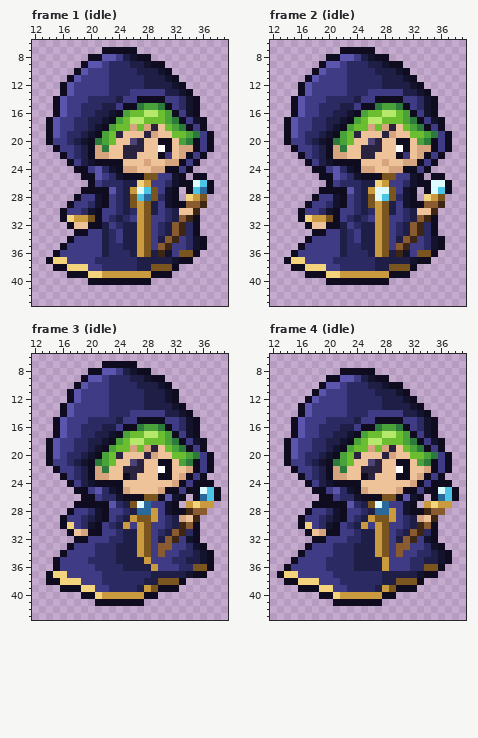
Pixel-art file -- Art/Sources/Lively/wizard_idle_lively.aseprite. Above, as it was before the edit.
50x50 pixels, 12 frames. Shown: frame 1 (idle): x 12..39, y 6..43; frame 2 (idle): x 12..39, y 6..43; frame 3 (idle): x 12..39, y 6..43; frame 4 (idle): x 12..39, y 6..43. The commit also changed other frames, which this record leaves out.
Now the later version:
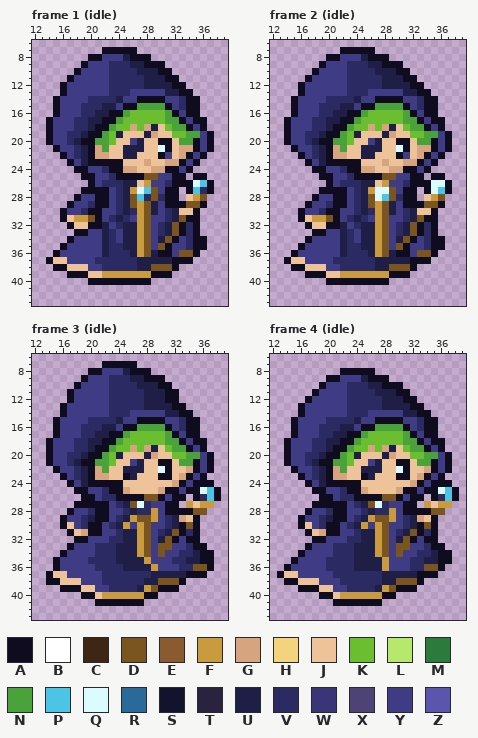
Palette (. is transparent): A #0e0c1e  B #ffffff  C #3e2614  D #7a5520  E #8a5a30  F #c99a3e  G #d6a47f  H #f3d47c  J #eec39a  K #6abe30  L #b6e86c  M #2c7a3c  N #4aa23a  P #4cc4e6  Q #dcfbff  R #2a6a9a  S #14132e  T #2a2340  U #1f1e47  V #2c2a63  W #3a3478  X #4d4475  Y #403b85  Z #5c55ad
From old to new:
Frame 1 (idle):
y 8: x 22..23 ZZ -> YY; x 26 S -> A
y 9: x 20..21 ZZ -> YY; x 28 S -> A
y 10: x 19 Z -> Y; x 30 S -> A
y 11: x 18 Z -> Y; x 31 S -> A
y 12: x 17 Z -> Y; x 32 S -> A
y 13: x 17 Z -> Y; x 33 S -> A
y 14: x 16 Z -> Y; x 34 S -> A
y 15: x 16 Z -> Y; x 27 M -> N; x 30 M -> N; x 34 S -> A
y 16: x 16 Z -> Y; x 23 S -> A; x 28..29 LL -> KK; x 34 S -> A
y 17: x 15 Z -> Y; x 22 S -> A; x 26..27 LL -> KK; x 32 M -> N; x 35 S -> A
y 18: x 15 Z -> Y; x 21 S -> A; x 29 T -> U; x 33 M -> N
y 19: x 15 Z -> Y; x 20 S -> A; x 24 T -> U; x 28 T -> U; x 35 M -> N
y 20: x 19 S -> A; x 21 M -> N; x 26..27 XT -> YU; x 34 M -> N
y 21: x 22 M -> N; x 25..27 TTT -> UUU; x 30 B -> Q
y 22: x 25..26 TT -> UU; x 31 W -> Y
y 23: x 20 S -> A
y 24: x 21 Z -> Y; x 23 S -> A
y 25: x 21 Z -> Y; x 24 S -> A; x 32 S -> A
y 26: x 27 H -> J; x 32 S -> A
y 27: x 23 Z -> Y; x 31 S -> A; x 36 R -> V
y 28: x 21 S -> A; x 28 R -> V; x 31 S -> A; x 34 H -> J
y 29: x 21 S -> A; x 31 S -> A; x 34..36 EEC -> DDA
y 30: x 20 S -> A; x 35 C -> A
y 31: x 17 H -> J; x 33..34 EC -> DA
y 32..33: x 32..33 EC -> DA
y 34: x 31..32 EC -> DA; x 35 S -> A
y 35: x 30..31 EC -> DA; x 35 S -> A
y 36: x 30..31 CS -> AA
y 37: x 15..16 HH -> JJ; x 32 S -> A
y 38: x 17..19 HHH -> JJJ
y 39: x 20..21 HH -> JJ
Frame 2 (idle):
y 8: x 22..23 ZZ -> YY; x 26 S -> A
y 9: x 20..21 ZZ -> YY; x 28 S -> A
y 10: x 19 Z -> Y; x 30 S -> A
y 11: x 18 Z -> Y; x 31 S -> A
y 12: x 17 Z -> Y; x 32 S -> A
y 13: x 17 Z -> Y; x 33 S -> A
y 14: x 16 Z -> Y; x 34 S -> A
y 15: x 16 Z -> Y; x 27 M -> N; x 30 M -> N; x 34 S -> A
y 16: x 16 Z -> Y; x 23 S -> A; x 28..29 LL -> KK; x 34 S -> A
y 17: x 15 Z -> Y; x 22 S -> A; x 26..27 LL -> KK; x 32 M -> N; x 35 S -> A
y 18: x 15 Z -> Y; x 21 S -> A; x 29 T -> U; x 33 M -> N
y 19: x 15 Z -> Y; x 20 S -> A; x 24 T -> U; x 28 T -> U; x 35 M -> N
y 20: x 19 S -> A; x 21 M -> N; x 26..27 XT -> YU; x 34 M -> N
y 21: x 22 M -> N; x 25..27 TTT -> UUU; x 30 B -> Q
y 22: x 25..26 TT -> UU; x 31 W -> Y
y 23: x 20 S -> A
y 24: x 21 Z -> Y; x 23 S -> A
y 25: x 21 Z -> Y; x 24 S -> A; x 32 S -> A
y 26: x 27 H -> J; x 32 S -> A
y 27: x 23 Z -> Y; x 31 S -> A
y 28: x 21 S -> A; x 31 S -> A; x 34 H -> J
y 29: x 21 S -> A; x 31 S -> A; x 34..36 EEC -> DDA
y 30: x 20 S -> A; x 35 C -> A
y 31: x 17 H -> J; x 33..34 EC -> DA
y 32..33: x 32..33 EC -> DA
y 34: x 31..32 EC -> DA; x 35 S -> A
y 35: x 30..31 EC -> DA; x 35 S -> A
y 36: x 30..31 CS -> AA
y 37: x 15..16 HH -> JJ; x 32 S -> A
y 38: x 17..19 HHH -> JJJ
y 39: x 20..21 HH -> JJ
Frame 3 (idle):
y 8: x 22..23 ZZ -> YY; x 26 S -> A
y 9: x 20..21 ZZ -> YY; x 28 S -> A
y 10: x 19 Z -> Y; x 30 S -> A
y 11..12: x 18 Z -> Y; x 31 S -> A
y 13: x 17 Z -> Y; x 32 S -> A
y 14: x 17 Z -> Y; x 33 S -> A
y 15: x 16 Z -> Y; x 34 S -> A
y 16: x 16 Z -> Y; x 27 M -> N; x 30 M -> N; x 34 S -> A
y 17: x 16 Z -> Y; x 23 S -> A; x 28..29 LL -> KK; x 34 S -> A
y 18: x 15 Z -> Y; x 22 S -> A; x 26..27 LL -> KK; x 32 M -> N; x 35 S -> A
y 19: x 15 Z -> Y; x 21 S -> A; x 29 T -> U; x 33 M -> N
y 20: x 15 Z -> Y; x 20 S -> A; x 24 T -> U; x 28 T -> U; x 35 M -> N
y 21: x 19 S -> A; x 21 M -> N; x 26..27 XT -> YU; x 34 M -> N
y 22: x 22 M -> N; x 25..27 TTT -> UUU; x 30 B -> Q
y 23: x 26 T -> U
y 24: x 20 S -> A
y 25: x 21 Z -> Y; x 23 S -> A
y 26: x 24 S -> A; x 31..32 ZS -> YA; x 36 R -> V
y 27: x 23 Z -> Y; x 28 R -> V; x 31 S -> A; x 35 H -> J
y 28: x 21 S -> A; x 27..28 RR -> VV; x 31 S -> A; x 34..36 CEE -> ADD
y 29: x 21 S -> A; x 35 C -> A
y 30: x 17 H -> J; x 20 S -> A; x 33..34 CE -> AD
y 31: x 32..33 EC -> DA
y 32: x 31..32 EC -> DA; x 34 S -> A
y 33: x 30..31 EE -> DD; x 35 S -> A
y 34: x 30 E -> D; x 36 S -> A
y 35: x 36 S -> A
y 37: x 15..16 HH -> JJ; x 34 S -> A
y 38: x 16..18 HHH -> JJJ
y 39: x 19..20 HH -> JJ
y 40: x 21 H -> J
Frame 4 (idle):
y 9: x 22..23 ZZ -> YY; x 26 S -> A
y 10: x 20..21 ZZ -> YY; x 28 S -> A
y 11: x 19 Z -> Y; x 30 S -> A
y 12: x 18 Z -> Y; x 31 S -> A
y 13: x 17 Z -> Y; x 32 S -> A
y 14: x 17 Z -> Y; x 33 S -> A
y 15: x 16 Z -> Y; x 34 S -> A
y 16: x 16 Z -> Y; x 27 M -> N; x 30 M -> N; x 34 S -> A
y 17: x 16 Z -> Y; x 23 S -> A; x 28..29 LL -> KK; x 34 S -> A
y 18: x 15 Z -> Y; x 22 S -> A; x 26..27 LL -> KK; x 32 M -> N; x 35 S -> A
y 19: x 15 Z -> Y; x 21 S -> A; x 29 T -> U; x 33 M -> N
y 20: x 15 Z -> Y; x 20 S -> A; x 24 T -> U; x 28 T -> U; x 35 M -> N
y 21: x 19 S -> A; x 21 M -> N; x 26..27 XT -> YU; x 34 M -> N
y 22: x 22 M -> N; x 25..27 TTT -> UUU; x 30 B -> Q
y 23: x 26 T -> U
y 24: x 20 S -> A
y 25: x 21 Z -> Y; x 23 S -> A
y 26: x 24 S -> A; x 31..32 ZS -> YA; x 36 R -> V
y 27: x 23 Z -> Y; x 28 R -> V; x 31 S -> A; x 35 H -> J
y 28: x 21 S -> A; x 27..28 RR -> VV; x 31 S -> A; x 34..36 CEE -> ADD
y 29: x 21 S -> A; x 35 C -> A
y 30: x 17 H -> J; x 20 S -> A; x 33..34 CE -> AD
y 31: x 32..33 EC -> DA
y 32: x 31..32 EC -> DA; x 34 S -> A
y 33: x 30..31 EE -> DD; x 35 S -> A
y 34: x 30 E -> D; x 36 S -> A
y 35: x 36 S -> A
y 37: x 14..15 HH -> JJ; x 33 S -> A
y 38: x 16..18 HHH -> JJJ
y 39: x 19..20 HH -> JJ
y 40: x 21 H -> J
Where, in picture pixels (left, top, right, bottom), the same in both pictures:
changed: (53, 54, 207, 278)
changed: (291, 54, 445, 278)
changed: (53, 368, 207, 599)
changed: (284, 375, 445, 599)
